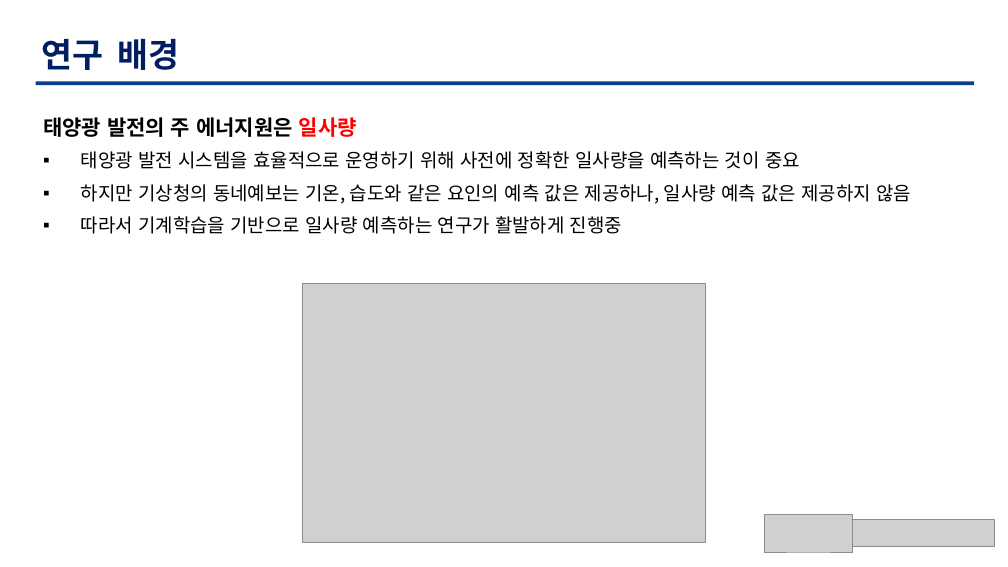
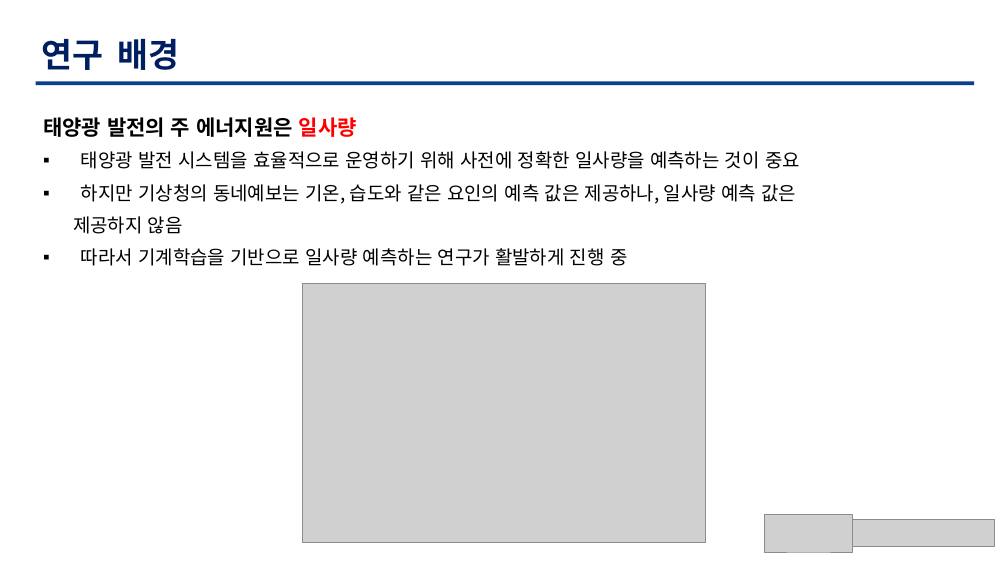
Before and after one commit to TaegyuHan/Solar_radiation_prediction_model, a slide deck: slide 5 of KICS_PT/[KICS] 모델 poster.pptx. Drawn at 1008x567 pixels with LibreOffice and Linux fonts; fonts in the diff are those of the drawing; grey boxes stand for pictures. Boxes give left, top, right and bottom in pixels: in the first picture for what was removed or moved away, otherwise in the second. Text is boxed around its words. In the diff, an @@ line names an element or a change of style, - is before the commit and + after.

```diff
--- a/KICS_PT/[KICS] 모델 poster.pptx
+++ b/KICS_PT/[KICS] 모델 poster.pptx
@@ text at (73,184,796,266): text changed @@
-▪ 하지만 기상청의 동네예보는 기온, 습도와 같은 요인의 예측 값은 제공하나, 일사량 예측 값은 제공하지 않음
-▪ 따라서 기계학습을 기반으로 일사량 예측하는 연구가 활발하게 진행중
+▪ 하지만 기상청의 동네예보는 기온, 습도와 같은 요인의 예측 값은 제공하나, 일사량 예측 값은
+제공하지 않음
+▪ 따라서 기계학습을 기반으로 일사량 예측하는 연구가 활발하게 진행 중
```
Also in this commit, not shown: 5 other slides changed.
